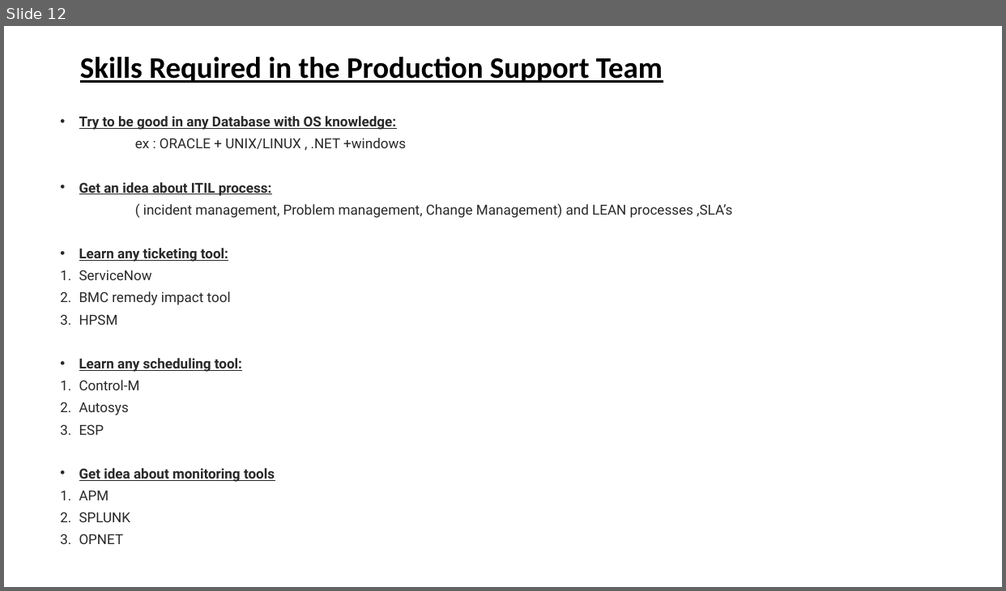
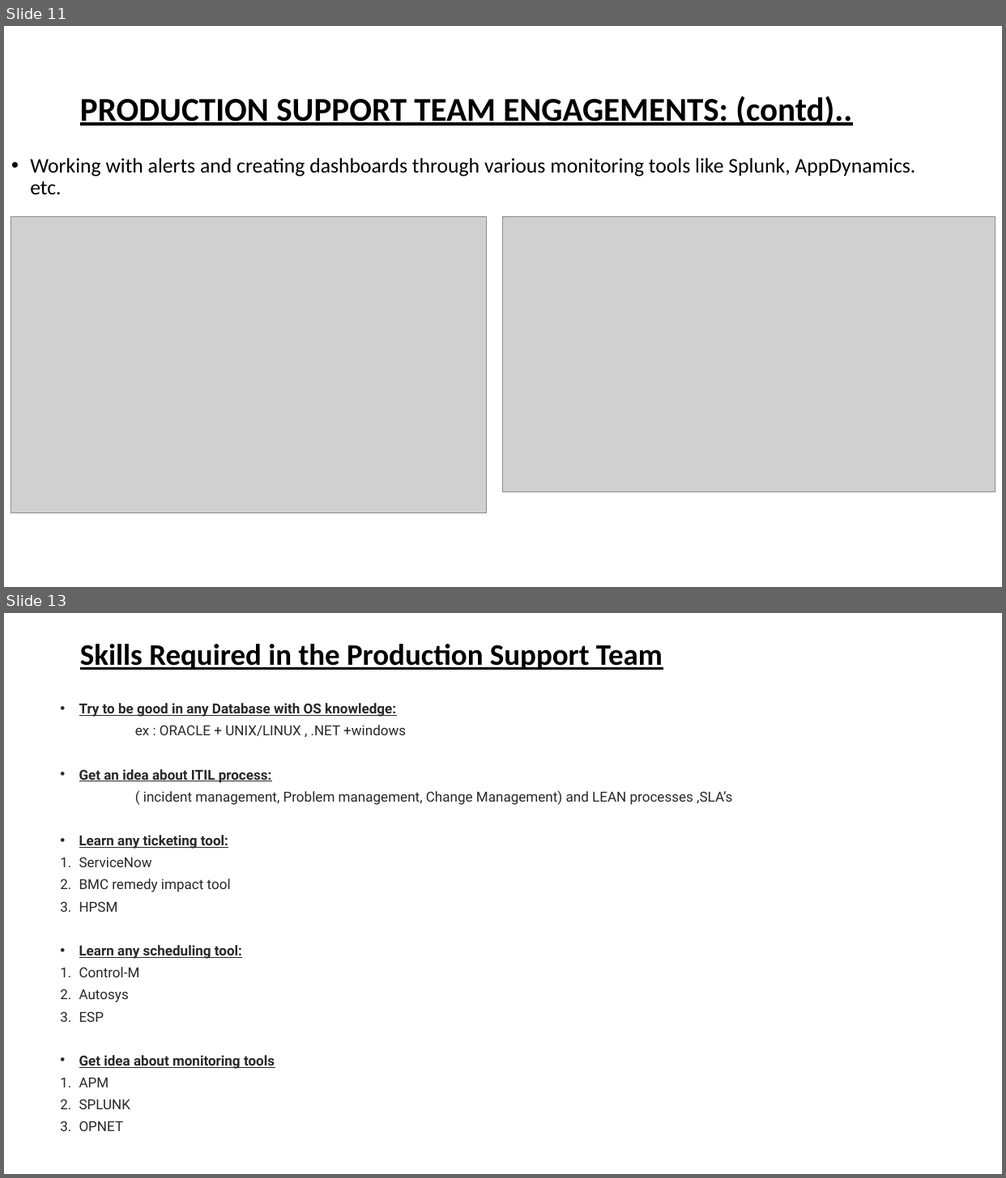
Before and after one commit to spoorthiempowher/Empowher-Curriculum, a slide deck: Prod Support/EmpowHer - Production Support.pptx. Shown one above the other, each under a label of ours: slide 12 before the commit, slides 11 and 13 after it; the slides between them are not shown. The pictures are 1006x591 and 1006x1178 pixels, drawn with LibreOffice and Linux fonts; fonts in the diff are those of the drawing; grey boxes stand for pictures. Boxes give left, top, right and bottom in pixels: in the first picture for what was removed or moved away, otherwise in the second. Text is boxed around its words. In the diff, an @@ line names an element or a change of style, - is before the commit and + after.

Commit message:
Adding Prod Support PPT

```diff
--- a/Prod Support/EmpowHer - Production Support.pptx
+++ b/Prod Support/EmpowHer - Production Support.pptx
@@ slide 11 added at [4,26,1002,587], background #FFFFFF @@
@@ title added at [80,96,852,126], 32 pt, text #000000, bold, underline @@
+PRODUCTION SUPPORT TEAM ENGAGEMENTS: (contd)..
@@ text added at [30,158,915,194], 20 pt, text #000000 @@
+• Working with alerts and creating dashboards through various monitoring tools like Splunk, AppDynamics. etc.
@@ picture added at [10,217,486,514] @@
@@ picture added at [503,217,995,493] @@
@@ what was slide 12 is now slide 13 @@
```
Also in this commit, not shown: 3 slides changed, 4 other slides added, 4 slides removed.
